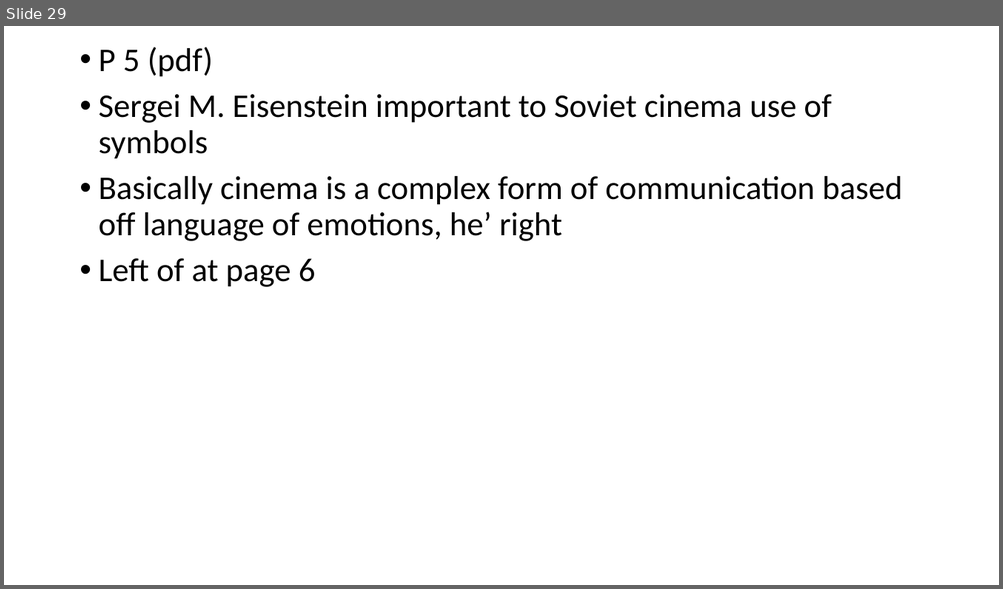
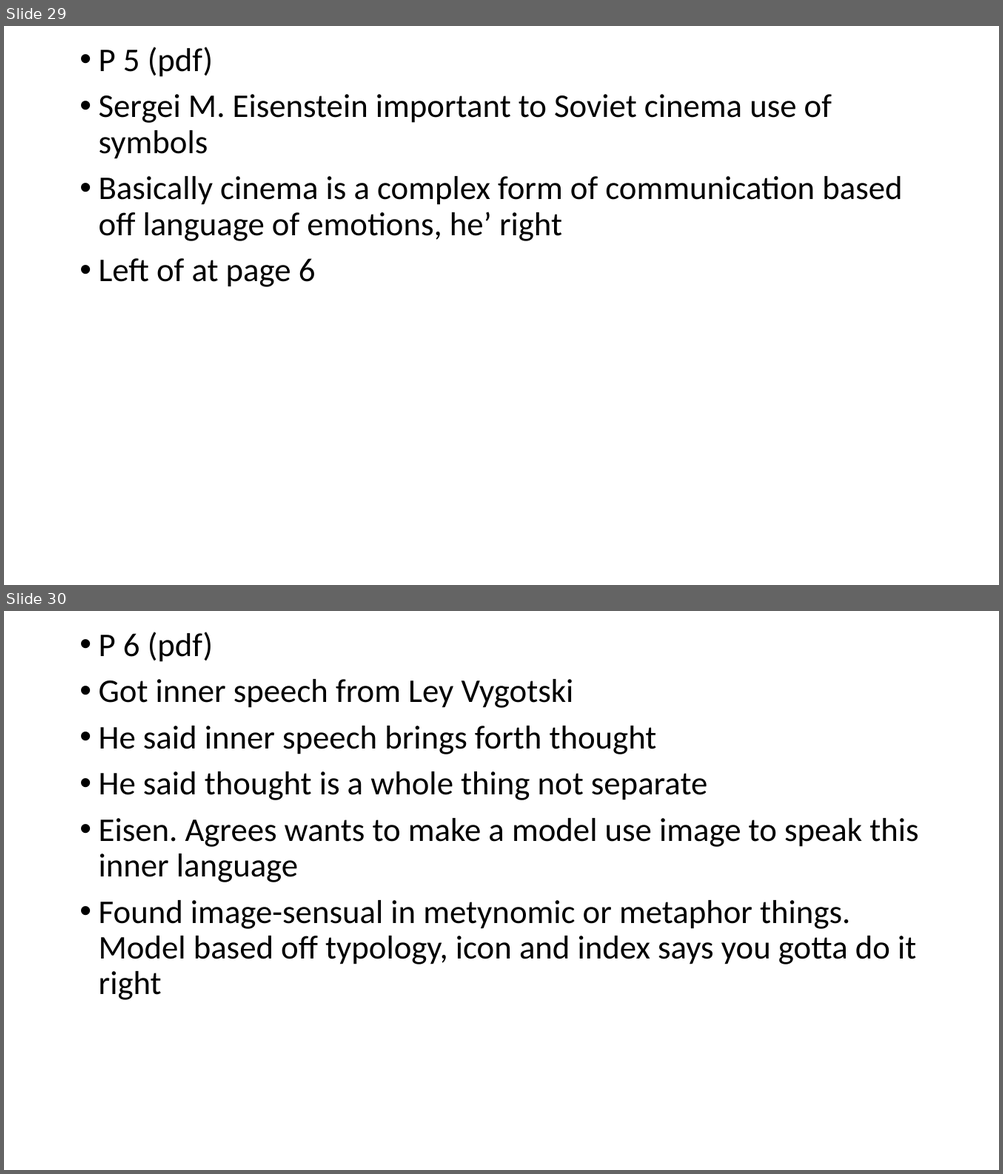
Before and after one commit to MichaelOdumosu57/Spring_2017, a slide deck: Spring 2017 Semester/Music or Arts/ARUS HW/6 ARUS HW/ARUS HW#6 notes.pptx. Shown one above the other, each under a label of ours: slide 29 before the commit, slides 29 and 30 after it. The pictures are 1003x589 and 1003x1174 pixels, drawn with LibreOffice and Linux fonts; fonts in the diff are those of the drawing. Boxes give left, top, right and bottom in pixels: in the first picture for what was removed or moved away, otherwise in the second. Text is boxed around its words. In the diff, an @@ line names an element or a change of style, - is before the commit and + after.

```diff
--- a/Spring 2017 Semester/Music or Arts/ARUS HW/6 ARUS HW/ARUS HW#6 notes.pptx
+++ b/Spring 2017 Semester/Music or Arts/ARUS HW/6 ARUS HW/ARUS HW#6 notes.pptx
@@ slide 30 added at box(4, 611, 999, 1170), background #FFFFFF @@
@@ text added at box(99, 632, 918, 1000), 32 pt, text #000000 @@
+• P 6 (pdf)
+• Got inner speech from Ley Vygotski
+• He said inner speech brings forth thought
+• He said thought is a whole thing not separate
+• Eisen. Agrees wants to make a model use image to speak this inner language
+• Found image-sensual in metynomic or metaphor things. Model based off typology, icon and index says you gotta do it right
```
Also in this commit, not shown: 1 slide changed, 6 other slides added, 7 other files.
